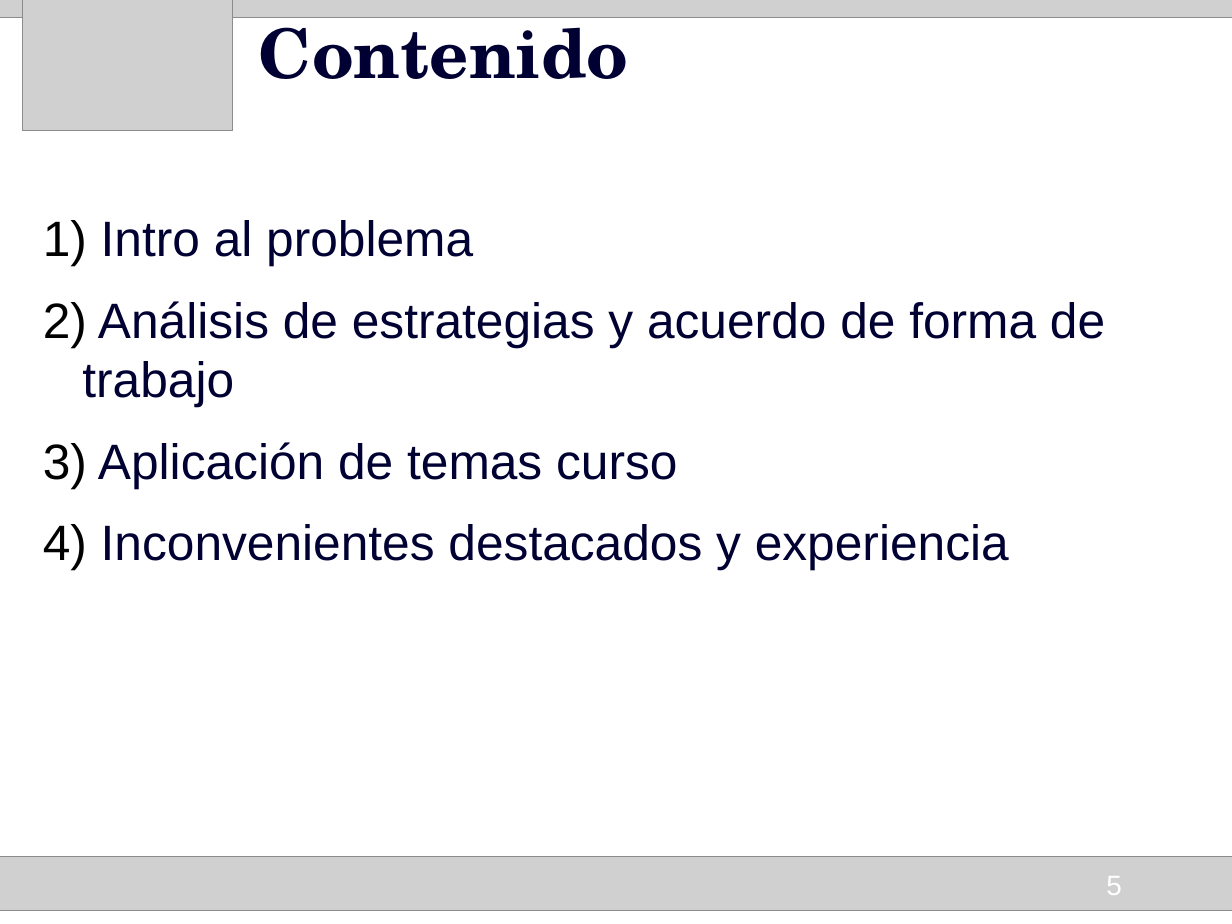
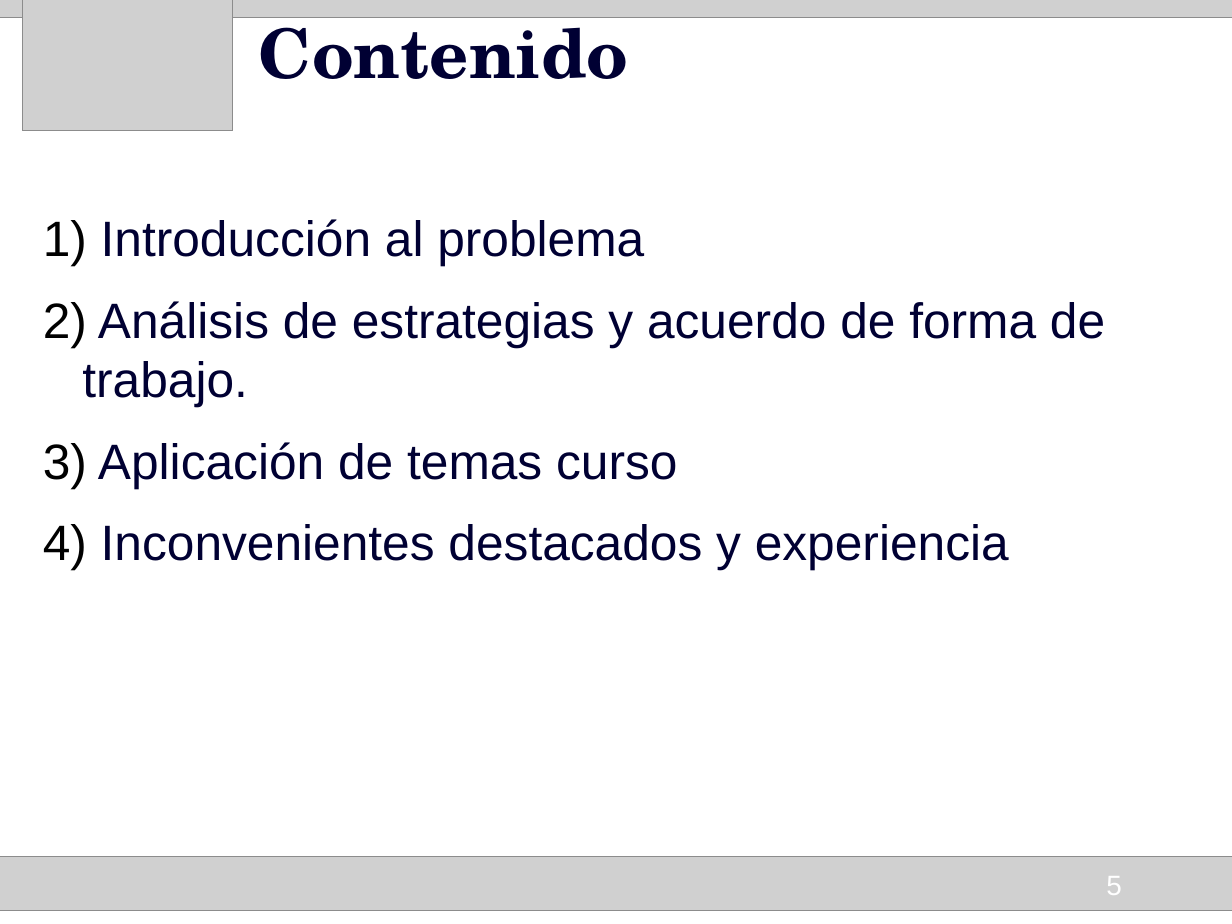
Before and after one commit to HumbertoCelleri/ljmd, a slide deck: slide 5 of presentacion/Presentacion.odp. Drawn at 1232x924 pixels with LibreOffice and Linux fonts; fonts in the diff are those of the drawing; grey boxes stand for pictures. Boxes give left, top, right and bottom in pixels: in the first picture for what was removed or moved away, otherwise in the second. Text is boxed around its words. In the diff, an @@ line names an element or a change of style, - is before the commit and + after.

```diff
--- a/presentacion/Presentacion.odp
+++ b/presentacion/Presentacion.odp
@@ text at box(82, 219, 1105, 407): text changed @@
-1) Intro al problema
-2) Análisis de estrategias y acuerdo de forma de trabajo
+1) Introducción al problema
+2) Análisis de estrategias y acuerdo de forma de trabajo.
```
Also in this commit, not shown: 22 other slides changed, 5 slides added, 1 slide removed, 3 other files.
